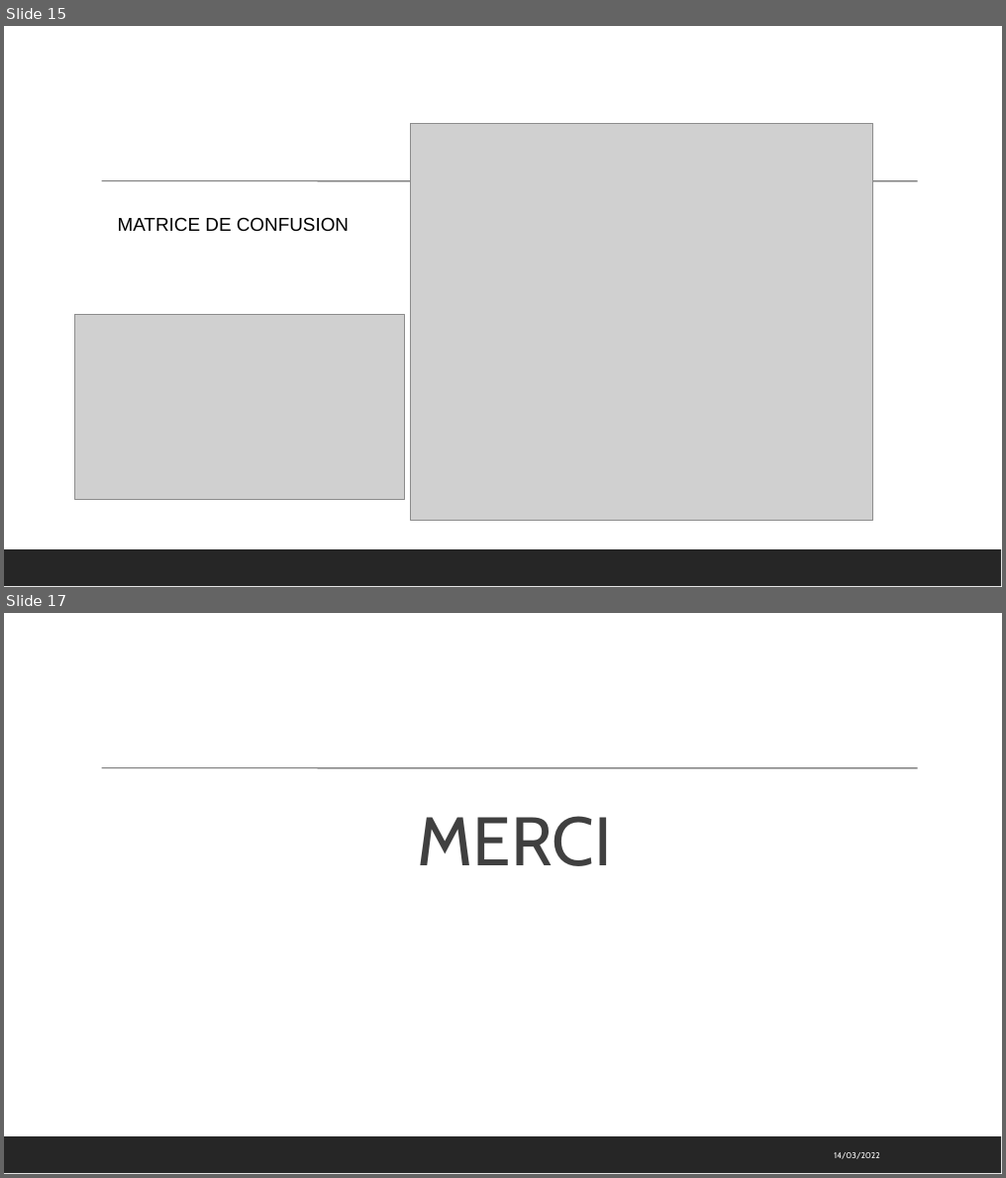
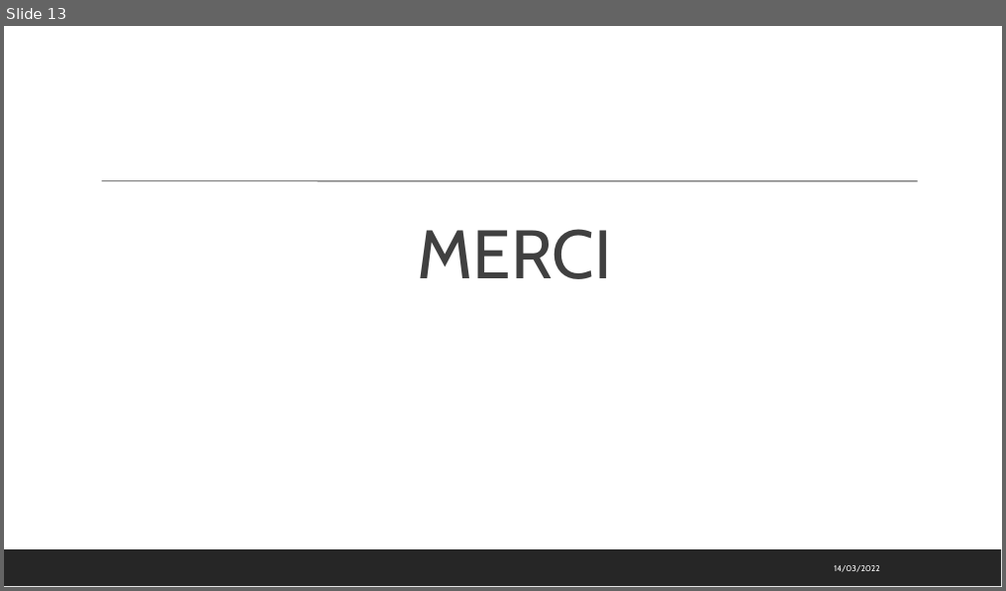
Before and after one commit to toureadama/Projet7Git, a slide deck: P7_support.pptx. Shown one above the other, each under a label of ours: slides 15 and 17 before the commit, slide 13 after it; the slides between them are not shown. The pictures are 1006x1178 and 1006x591 pixels, drawn with LibreOffice and Linux fonts; fonts in the diff are those of the drawing; grey boxes stand for pictures. Boxes give left, top, right and bottom in pixels: in the first picture for what was removed or moved away, otherwise in the second. Text is boxed around its words. In the diff, an @@ line names an element or a change of style, - is before the commit and + after.

```diff
--- a/P7_support.pptx
+++ b/P7_support.pptx
@@ slide 15 removed at (4,26,1002,587), background #FFFFFF; not listed: 2 template elements that a slide beside it also shows @@
@@ picture removed at (411,123,872,521) @@
@@ text removed at (118,217,349,232) @@
-MATRICE DE CONFUSION
@@ picture removed at (75,315,405,500) @@
@@ what was slide 17 is now slide 13 @@
```
Also in this commit, not shown: 3 slides changed, 1 slide added, 4 other slides removed.
